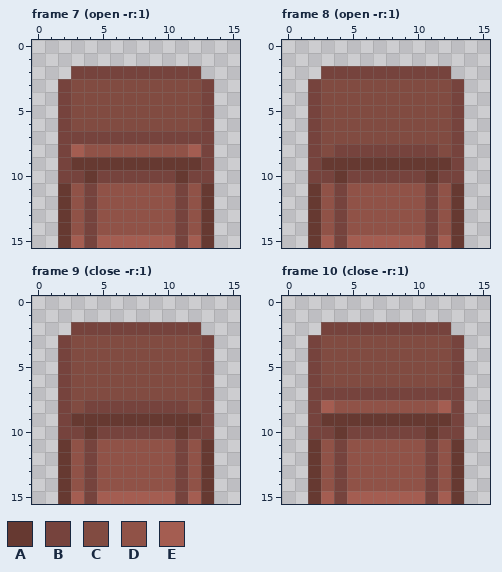
Pixel-art file, stored at assets/sprites/container.aseprite. Above, as it was before the edit.
16x16 pixels, 15 frames. Colours within 5 levels of each other are drawn and written as one. Shown: frame 7 (open -r:1), frame 8 (open -r:1), frame 9 (close -r:1), frame 10 (close -r:1). The commit also changed other frames, which this record leaves out.
Palette (. is transparent): A #663931  B #76433d  C #814b41  D #905247  E #a45d51
Pixels before, frame 7 (open -r:1), first column x 2:
 2 .BBBBBBBBBB.
 3 BCCCCCCCCCCB
 4 BCCCCCCCCCCB
 5 BCCCCCCCCCCB
 6 BCCCCCCCCCCB
 7 BBBBBBBBBBBB
 8 BEDDDDDDDDEB
 9 BAAAAAAAAAAB
10 BBABBBBBBABB
11 ADBDDDDDDBDA
12 ADBDDDDDDBDA
13 ADBDDDDDDBDA
14 ADBDDDDDDBDA
15 AEBEEEEEEBEA
Pixels before, frame 8 (open -r:1), first column x 2:
 2 .BBBBBBBBBB.
 3 BCCCCCCCCCCB
 4 BCCCCCCCCCCB
 5 BCCCCCCCCCCB
 6 BCCCCCCCCCCB
 7 BCCCCCCCCCCB
 8 BCBBBBBBBBCB
 9 BAAAAAAAAAAB
10 BBABBBBBBABB
11 ADBDDDDDDBDA
12 ADBDDDDDDBDA
13 ADBDDDDDDBDA
14 ADBDDDDDDBDA
15 AEBEEEEEEBEA
Pixels before, frame 9 (close -r:1), first column x 2:
 2 .BBBBBBBBBB.
 3 BCCCCCCCCCCB
 4 BCCCCCCCCCCB
 5 BCCCCCCCCCCB
 6 BCCCCCCCCCCB
 7 BCCCCCCCCCCB
 8 BCBBBBBBBBCB
 9 BAAAAAAAAAAB
10 BBABBBBBBABB
11 ADBDDDDDDBDA
12 ADBDDDDDDBDA
13 ADBDDDDDDBDA
14 ADBDDDDDDBDA
15 AEBEEEEEEBEA
Pixels before, frame 10 (close -r:1), first column x 2:
 2 .BBBBBBBBBB.
 3 BCCCCCCCCCCB
 4 BCCCCCCCCCCB
 5 BCCCCCCCCCCB
 6 BCCCCCCCCCCB
 7 BBBBBBBBBBBB
 8 BEDDDDDDDDEB
 9 BAAAAAAAAAAB
10 BBABBBBBBABB
11 ADBDDDDDDBDA
12 ADBDDDDDDBDA
13 ADBDDDDDDBDA
14 ADBDDDDDDBDA
15 AEBEEEEEEBEA
Now the later version:
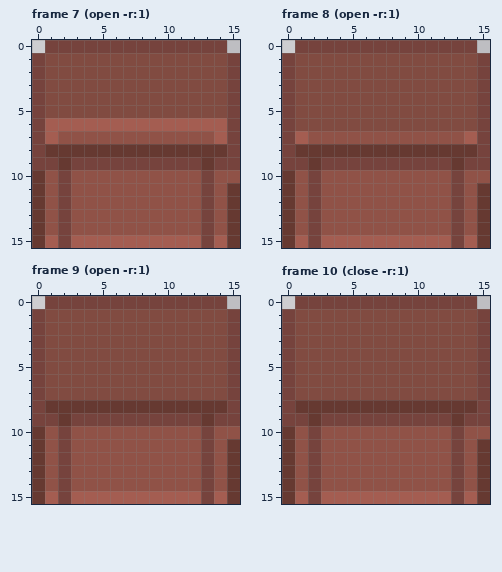
Change:
Frame 7 (open -r:1):
y 0: x 1..14 .............. -> BBBBBBBBBBBBBB
y 1: x 0..15 ................ -> BCCCCCCCCCCCCCCB
y 2: x 0..15 ...BBBBBBBBBB... -> BCCCCCCCCCCCCCCB
y 3..5: x 0..2 ..B -> BCC; x 13..15 B.. -> CCB
y 6: x 0..15 ..BCCCCCCCCCCB.. -> BEEEEEEEEEEEEEEB
y 7: x 0..15 ..BBBBBBBBBBBB.. -> BEDDDDDDDDDDDDEB
y 8: x 0..15 ..BEDDDDDDDDEB.. -> BAAAAAAAAAAAAAAB
y 9: x 0..15 ..BAAAAAAAAAAB.. -> BBABBBBBBBBBBABB
y 10: x 0..1 .. -> AD; x 3..12 BABBBBBBAB -> DDDDDDDDDD; x 14..15 .. -> DD
y 11..14: x 0..2 ..A -> ADB; x 4 B -> D; x 11 B -> D; x 13..15 A.. -> BDA
y 15: x 0..2 ..A -> AEB; x 4 B -> E; x 11 B -> E; x 13..15 A.. -> BEA
Frame 8 (open -r:1):
y 0: x 1..14 .............. -> BBBBBBBBBBBBBB
y 1: x 0..15 ................ -> BCCCCCCCCCCCCCCB
y 2: x 0..15 ...BBBBBBBBBB... -> BCCCCCCCCCCCCCCB
y 3..6: x 0..2 ..B -> BCC; x 13..15 B.. -> CCB
y 7: x 0..15 ..BCCCCCCCCCCB.. -> BEDDDDDDDDDDDDEB
y 8: x 0..15 ..BCBBBBBBBBCB.. -> BAAAAAAAAAAAAAAB
y 9: x 0..15 ..BAAAAAAAAAAB.. -> BBABBBBBBBBBBABB
y 10: x 0..1 .. -> AD; x 3..12 BABBBBBBAB -> DDDDDDDDDD; x 14..15 .. -> DD
y 11..14: x 0..2 ..A -> ADB; x 4 B -> D; x 11 B -> D; x 13..15 A.. -> BDA
y 15: x 0..2 ..A -> AEB; x 4 B -> E; x 11 B -> E; x 13..15 A.. -> BEA
Frame 9 (open -r:1):
y 0: x 1..14 .............. -> BBBBBBBBBBBBBB
y 1: x 0..15 ................ -> BCCCCCCCCCCCCCCB
y 2: x 0..15 ...BBBBBBBBBB... -> BCCCCCCCCCCCCCCB
y 3..7: x 0..2 ..B -> BCC; x 13..15 B.. -> CCB
y 8: x 0..15 ..BCBBBBBBBBCB.. -> BAAAAAAAAAAAAAAB
y 9: x 0..15 ..BAAAAAAAAAAB.. -> BBABBBBBBBBBBABB
y 10: x 0..1 .. -> AD; x 3..12 BABBBBBBAB -> DDDDDDDDDD; x 14..15 .. -> DD
y 11..14: x 0..2 ..A -> ADB; x 4 B -> D; x 11 B -> D; x 13..15 A.. -> BDA
y 15: x 0..2 ..A -> AEB; x 4 B -> E; x 11 B -> E; x 13..15 A.. -> BEA
Frame 10 (close -r:1):
y 0: x 1..14 .............. -> BBBBBBBBBBBBBB
y 1: x 0..15 ................ -> BCCCCCCCCCCCCCCB
y 2: x 0..15 ...BBBBBBBBBB... -> BCCCCCCCCCCCCCCB
y 3..6: x 0..2 ..B -> BCC; x 13..15 B.. -> CCB
y 7: x 0..15 ..BBBBBBBBBBBB.. -> BCCCCCCCCCCCCCCB
y 8: x 0..15 ..BEDDDDDDDDEB.. -> BAAAAAAAAAAAAAAB
y 9: x 0..15 ..BAAAAAAAAAAB.. -> BBABBBBBBBBBBABB
y 10: x 0..1 .. -> AD; x 3..12 BABBBBBBAB -> DDDDDDDDDD; x 14..15 .. -> DD
y 11..14: x 0..2 ..A -> ADB; x 4 B -> D; x 11 B -> D; x 13..15 A.. -> BDA
y 15: x 0..2 ..A -> AEB; x 4 B -> E; x 11 B -> E; x 13..15 A.. -> BEA
Where, in picture pixels (left, top, right, bottom), the same in both pictures:
changed: (32, 40, 240, 248)
changed: (282, 40, 490, 248)
changed: (32, 296, 240, 504)
changed: (282, 296, 490, 504)
